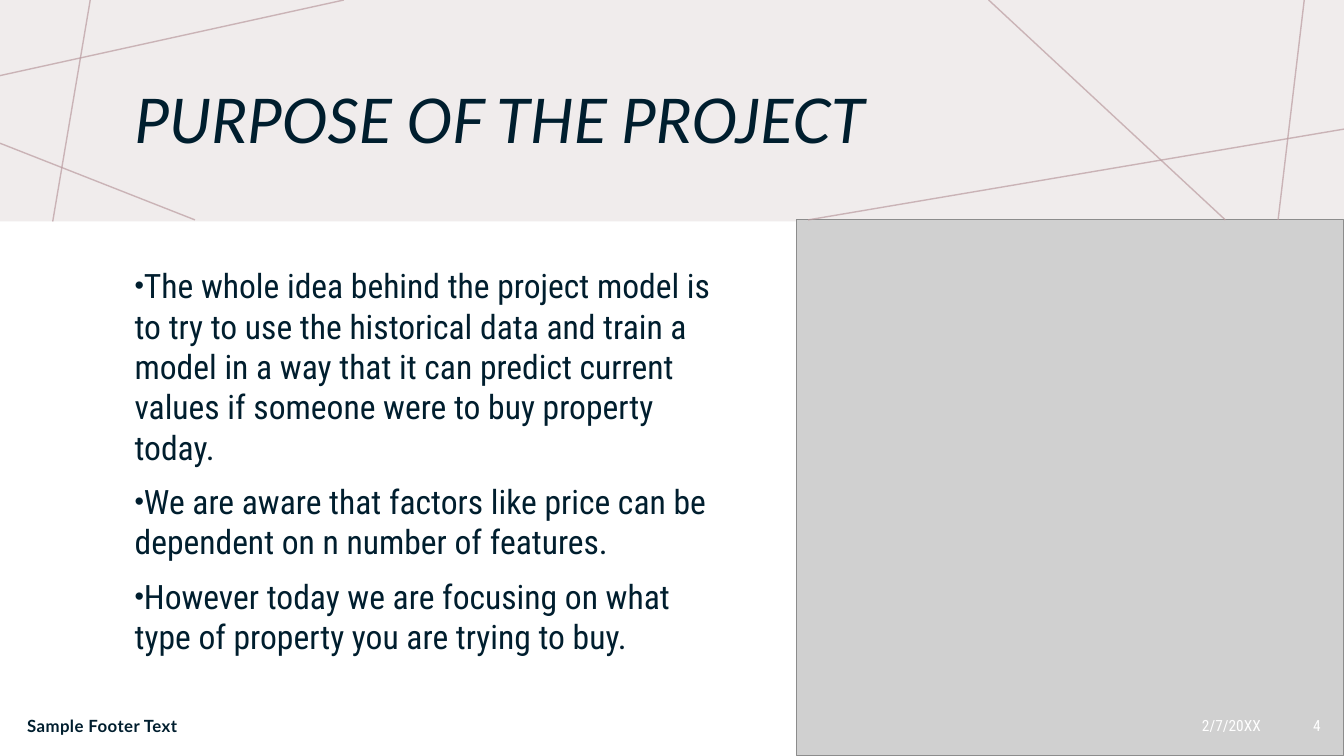
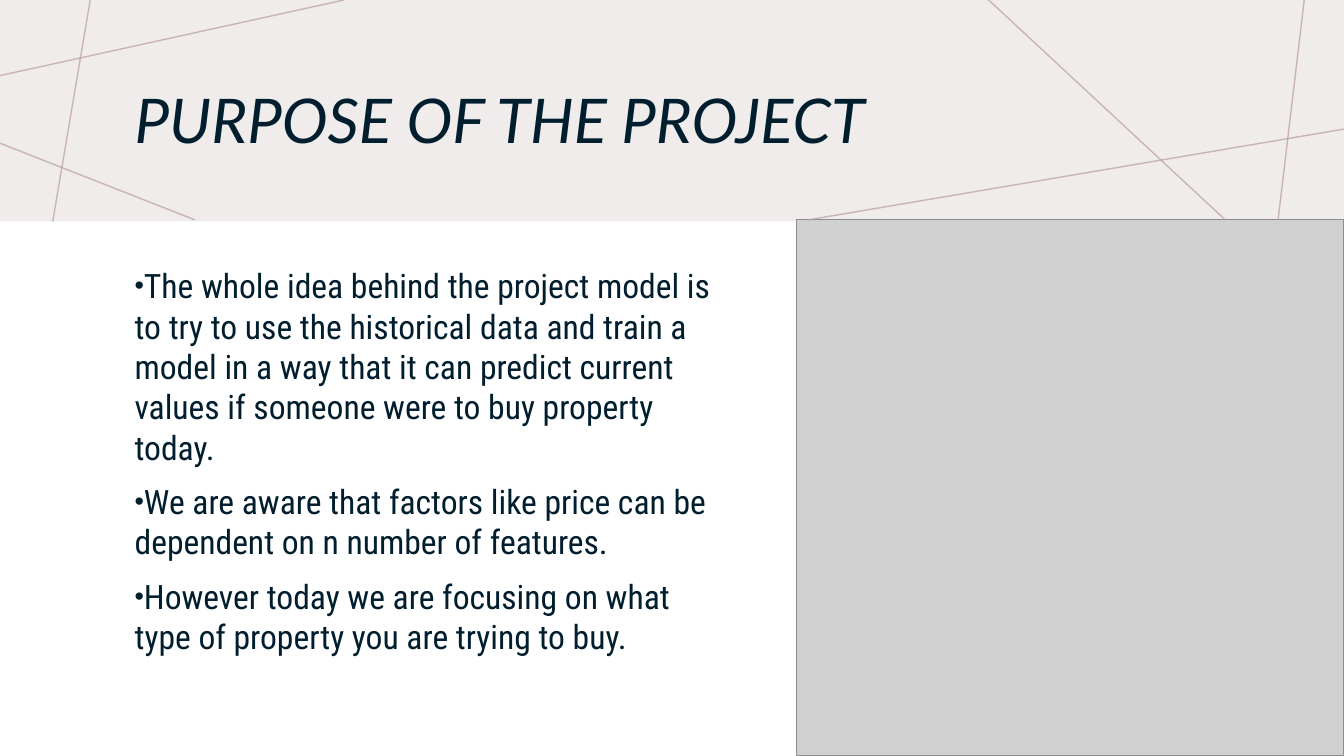
Before and after one commit to Anguyensfg/project-4, a slide deck: slide 4 of Project 4.pptx. Drawn at 1344x756 pixels with LibreOffice and Linux fonts; fonts in the diff are those of the drawing; grey boxes stand for pictures. Boxes give left, top, right and bottom in pixels: in the first picture for what was removed or moved away, otherwise in the second. Text is boxed around its words. In the diff, an @@ line names an element or a change of style, - is before the commit and + after.

```diff
--- a/Project 4.pptx
+++ b/Project 4.pptx
@@ text removed at <box>27,719,177,735</box> @@
-Sample Footer Text
@@ text removed at <box>1202,720,1261,732</box> @@
-2/7/20XX
@@ page number removed at <box>1313,720,1321,731</box> @@
-4
```
Also in this commit, not shown: 7 other slides changed, 1 slide added, 12 slides removed.
